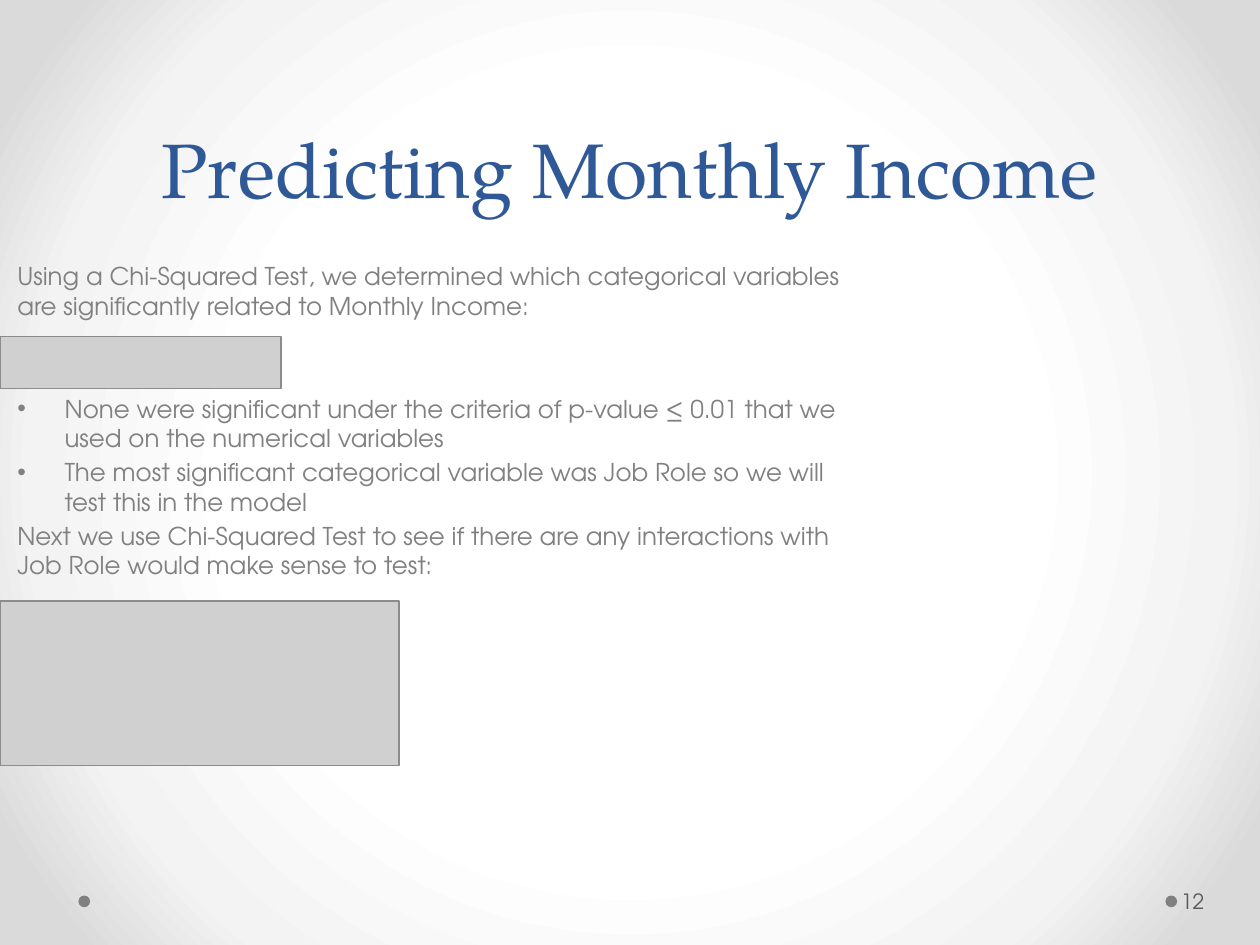
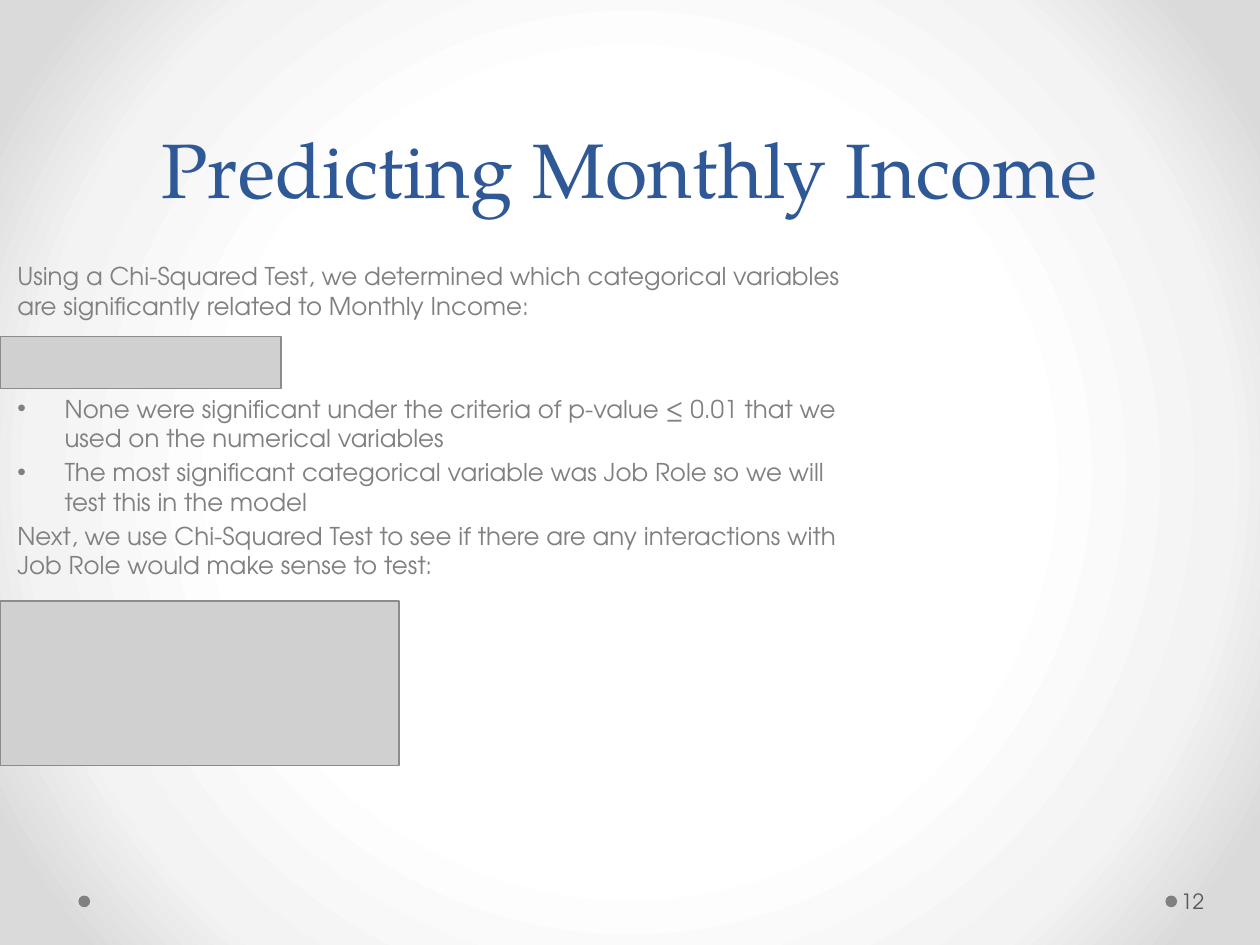
Before and after one commit to C-Stewart-GH/Attrition_and_Income_Prediction_Case_Study, a slide deck: slide 12 of PPT_Presentation/Final_Case_Study_Presentation.pptx. Drawn at 1260x945 pixels with LibreOffice and Linux fonts; fonts in the diff are those of the drawing; grey boxes stand for pictures. Boxes give left, top, right and bottom in pixels: in the first picture for what was removed or moved away, otherwise in the second. Text is boxed around its words. In the diff, an @@ line names an element or a change of style, - is before the commit and + after.

```diff
--- a/PPT_Presentation/Final_Case_Study_Presentation.pptx
+++ b/PPT_Presentation/Final_Case_Study_Presentation.pptx
@@ text at (17,526,836,574): text changed @@
-Next we use Chi-Squared Test to see if there are any interactions with Job Role would make sense to test:
+Next, we use Chi-Squared Test to see if there are any interactions with Job Role would make sense to test:
```
Also in this commit, not shown: 2 other slides changed, 1 other file.
